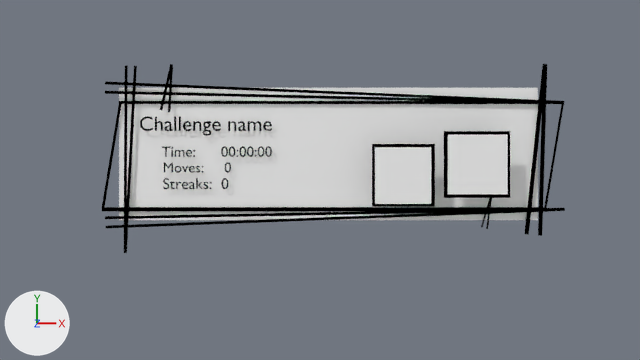
Before and after pictures for a commit that changed the Blender file resources/challenge_canvas.blend.
Rendered twice from the file's camera 'Camera'. Lighting does not change. The marker at lower left points along +X, +Y and +Z. Text is drawn in Blender's own font.

The first picture shows 'Pattern Icon', 'Plane.002', 'Play Icon', 'Text', 'Text.001', 'Text.002', 'Text.003', 'canvas_frame', 'lower_canvas_sticks', 'main_canvas', 'upper_canvas_sticks'.
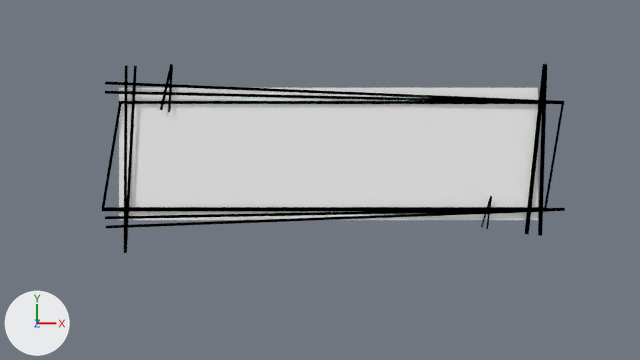
ob_play_icon_1 is not drawn itself; it is the parent of ob_play_icon_edge.
ob_pattern_icon_1 is not drawn itself; it is the parent of ob_pattern_icon_edge.

Location of each change, (x1, y1, x2, y2) in pixels of the pictures (640 x 360 px):
'Pattern Icon', deleted
    before: (444, 131, 510, 198)
'Play Icon', deleted
    before: (372, 144, 435, 207)
'Text', deleted
    before: (140, 116, 272, 136)
'Text.001', deleted
    before: (162, 146, 272, 157)
'Text.003', deleted
    before: (163, 178, 228, 189)
'Text.002', deleted
    before: (164, 163, 231, 173)

What changed in the scene script:
```text
Remove ob_text:
    ob_text = bpy.data.objects.new('Text', txt_text)
    ob_text.location = (-4.55, 0.38, 0.14)
    ob_text.scale = (0.535, 0.535, 0.535)
Remove ob_text_001:
    ob_text_001 = bpy.data.objects.new('Text.001', txt_text_002)
    ob_text_001.location = (-3.97, -0.28, 0.14)
    ob_text_001.scale = (0.384, 0.384, 0.384)
Remove ob_text_002:
    ob_text_002 = bpy.data.objects.new('Text.002', txt_text_003)
    ob_text_002.location = (-3.94, -0.69, 0.14)
    ob_text_002.scale = (0.372, 0.372, 0.372)
Remove ob_text_003:
    ob_text_003 = bpy.data.objects.new('Text.003', txt_text_004)
    ob_text_003.location = (-3.94, -1.11, 0.14)
    ob_text_003.scale = (0.401, 0.401, 0.401)
Remove ob_play_icon:
    ob_play_icon = bpy.data.objects.new('Play Icon', None)
    ob_play_icon.location = (1.47, 0.04, 0.69)
    ob_play_icon.scale = (0.702, 0.702, 0.702)
    ob_play_icon.show_instancer_for_render = False
    ob_play_icon.instance_type = 'COLLECTION'
    ob_play_icon.instance_collection = col_play_icon
Remove ob_pattern_icon:
    ob_pattern_icon = bpy.data.objects.new('Pattern Icon', None)
    ob_pattern_icon.location = (5.18, 0.35, 0.69)
    ob_pattern_icon.scale = (0.744, 0.744, 0.744)
    ob_pattern_icon.show_instancer_for_render = False
    ob_pattern_icon.instance_type = 'COLLECTION'
    ob_pattern_icon.instance_collection = col_pattern_icon
Remove ob_play_icon_1:
    ob_play_icon_1 = bpy.data.objects.new('play_icon', me_plane_002)
    ob_play_icon_1.location = (0.981, -1.15, 0.0)
Remove ob_play_icon_edge:
    ob_play_icon_edge = bpy.data.objects.new('play_icon_edge', me_plane_003)
    ob_play_icon_edge.parent = ob_play_icon_1
    ob_play_icon_edge.matrix_parent_inverse = Matrix(((1.0, 0.0, 0.0, -0.981), (0.0, 1.0, 0.0, 1.15), (0.0, 0.0, 1.0, 0.0), (0.0, 0.0, 0.0, 1.0)))
    ob_play_icon_edge.location = (0.999, -1.137, -0.0476)
    ob_play_icon_edge.scale = (1.11, 1.11, 1.11)
Remove ob_pattern_icon_1:
    ob_pattern_icon_1 = bpy.data.objects.new('pattern_icon', me_plane_005)
    ob_pattern_icon_1.location = (-1.567, -1.137, 0.0)
Remove ob_pattern_icon_edge:
    ob_pattern_icon_edge = bpy.data.objects.new('pattern_icon_edge', me_plane_003)
    ob_pattern_icon_edge.parent = ob_pattern_icon_1
    ob_pattern_icon_edge.matrix_parent_inverse = Matrix(((1.0, 0.0, 0.0, 1.567), (0.0, 1.0, 0.0, 1.137), (0.0, 0.0, 1.0, 0.0), (0.0, 0.0, 0.0, 1.0)))
    ob_pattern_icon_edge.location = (-1.575, -1.137, -0.0476)
    ob_pattern_icon_edge.scale = (1.11, 1.11, 1.11)
```
